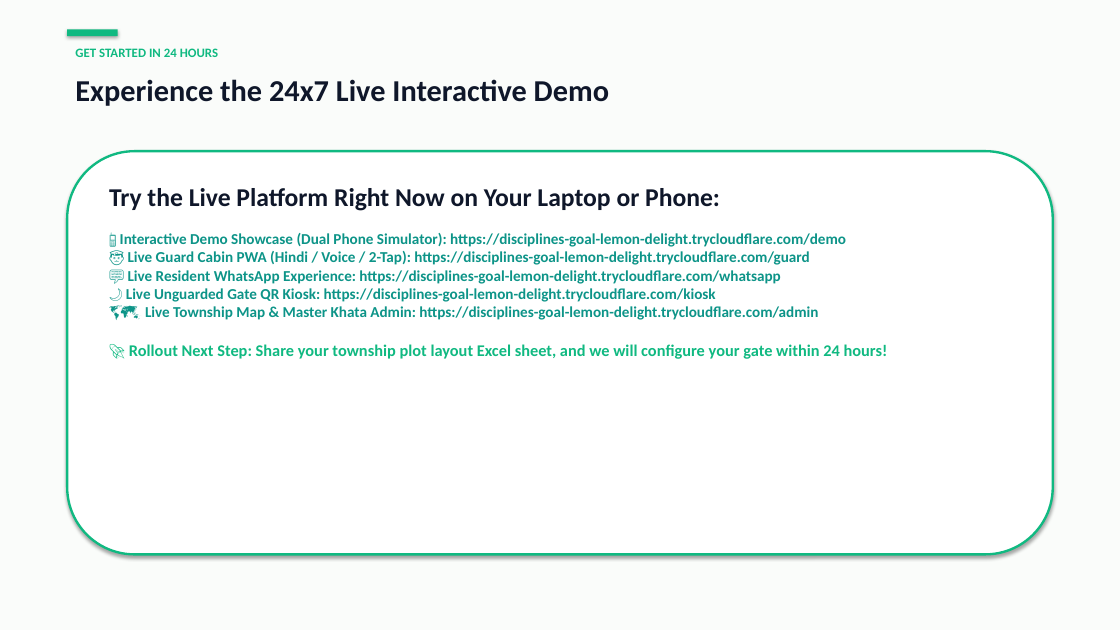
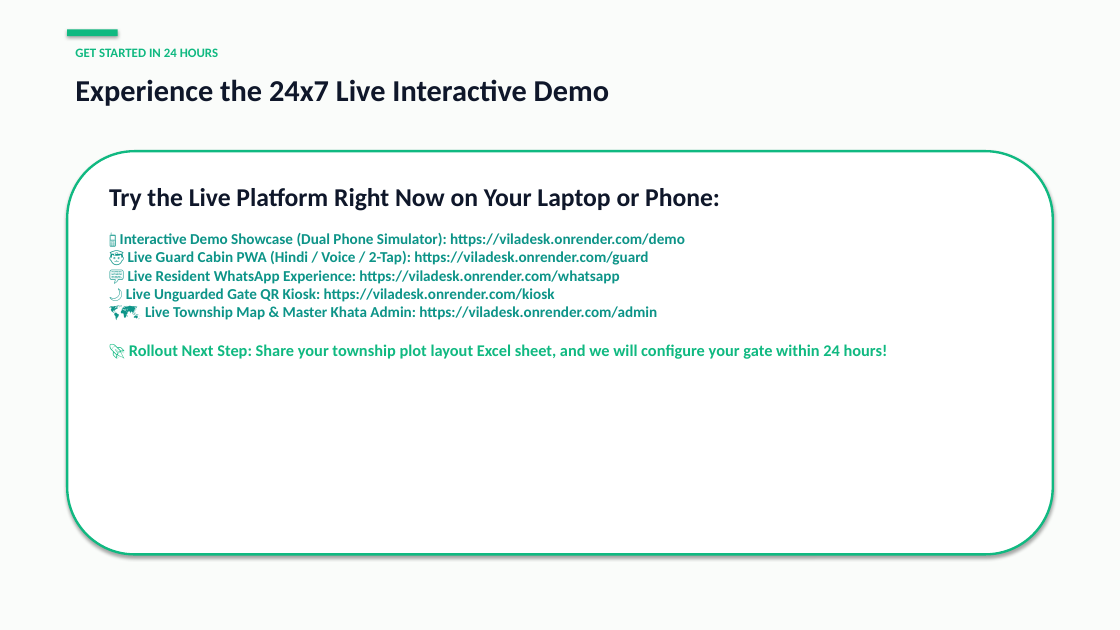
Before and after one commit to nishantgupta1510/viladesk, a slide deck: slide 10 of VilaDesk_Builder_Proposal_Deck.pptx. Drawn at 1120x630 pixels with LibreOffice and Linux fonts; fonts in the diff are those of the drawing. Boxes give left, top, right and bottom in pixels: in the first picture for what was removed or moved away, otherwise in the second. Text is boxed around its words. In the diff, an @@ line names an element or a change of style, - is before the commit and + after.

```diff
--- a/VilaDesk_Builder_Proposal_Deck.pptx
+++ b/VilaDesk_Builder_Proposal_Deck.pptx
@@ text at [120,233,685,320]: text changed @@
-📱 Interactive Demo Showcase (Dual Phone Simulator): https://disciplines-goal-lemon-delight.trycloudflare.com/demo
-👮 Live Guard Cabin PWA (Hindi / Voice / 2-Tap): https://disciplines-goal-lemon-delight.trycloudflare.com/guard
-💬 Live Resident WhatsApp Experience: https://disciplines-goal-lemon-delight.trycloudflare.com/whatsapp
-🌙 Live Unguarded Gate QR Kiosk: https://disciplines-goal-lemon-delight.trycloudflare.com/kiosk
-🗺️ Live Township Map & Master Khata Admin: https://disciplines-goal-lemon-delight.trycloudflare.com/admin
+📱 Interactive Demo Showcase (Dual Phone Simulator): https://viladesk.onrender.com/demo
+👮 Live Guard Cabin PWA (Hindi / Voice / 2-Tap): https://viladesk.onrender.com/guard
+💬 Live Resident WhatsApp Experience: https://viladesk.onrender.com/whatsapp
+🌙 Live Unguarded Gate QR Kiosk: https://viladesk.onrender.com/kiosk
+🗺️ Live Township Map & Master Khata Admin: https://viladesk.onrender.com/admin
```
Also in this commit, not shown: 4 other files.
